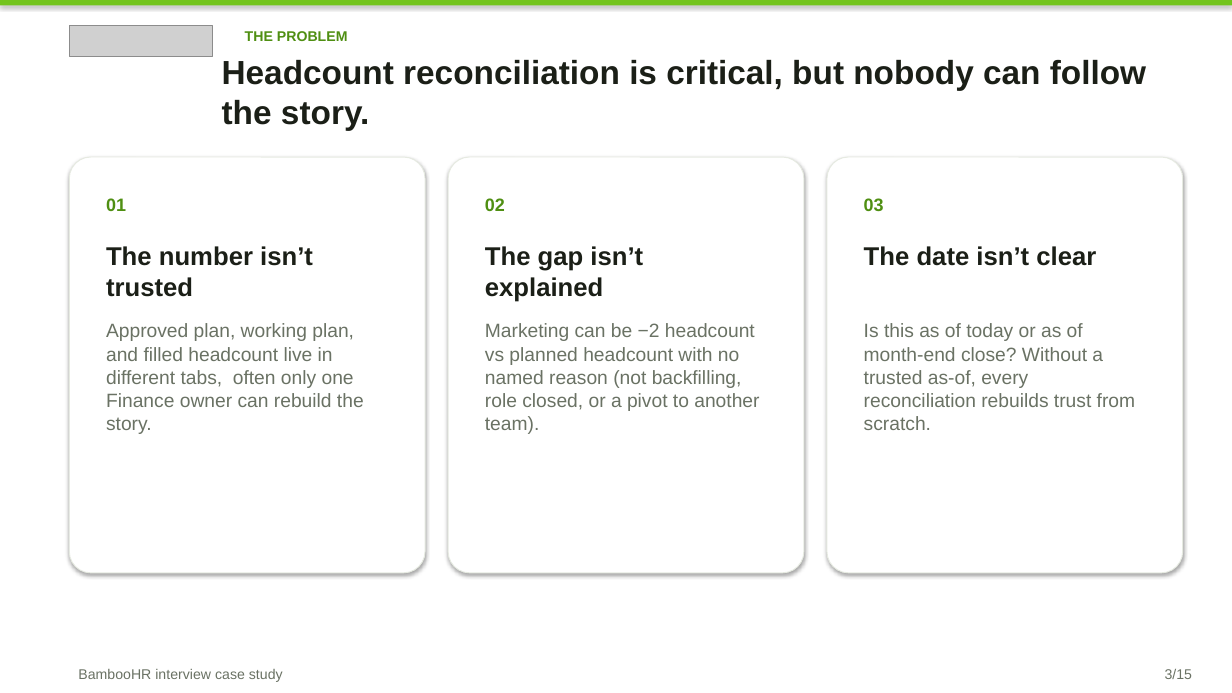
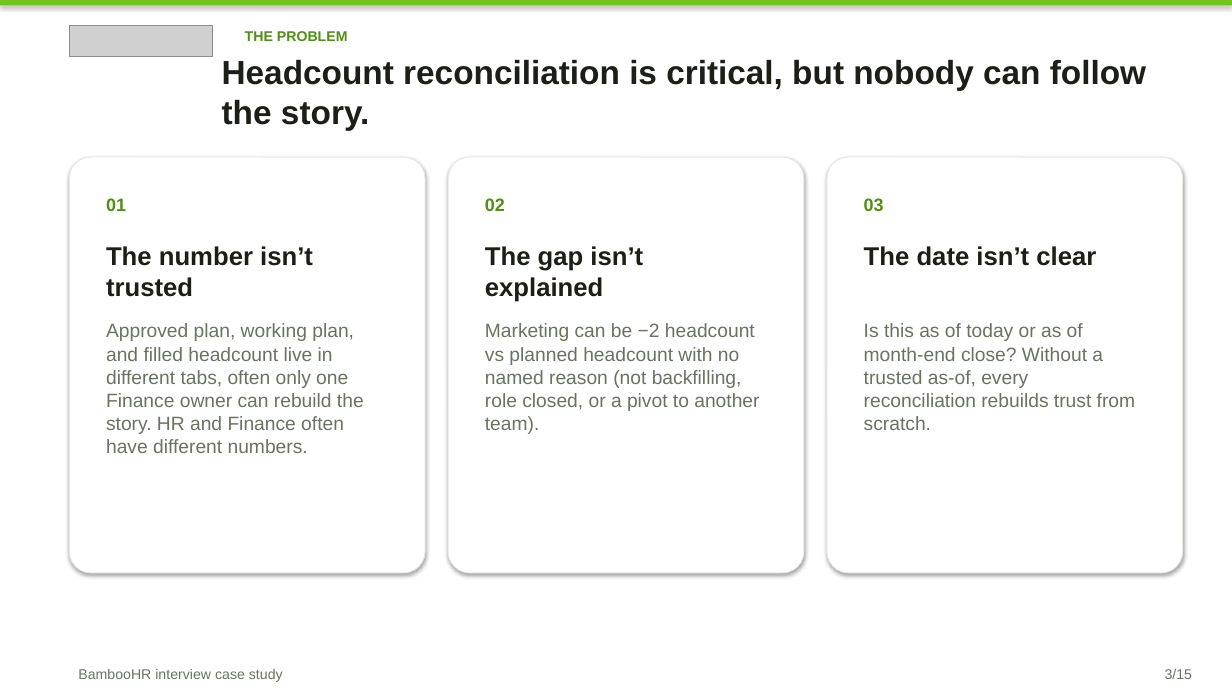
Before and after one commit to Brigdawg/Headcount-Reconciliation, a slide deck: slide 3 of deck/Headcount_Control_Tower_Case_Study.pptx. Drawn at 1232x693 pixels with LibreOffice and Linux fonts; fonts in the diff are those of the drawing; grey boxes stand for pictures. Boxes give left, top, right and bottom in pixels: in the first picture for what was removed or moved away, otherwise in the second. Text is boxed around its words. In the diff, an @@ line names an element or a change of style, - is before the commit and + after.

```diff
--- a/deck/Headcount_Control_Tower_Case_Study.pptx
+++ b/deck/Headcount_Control_Tower_Case_Study.pptx
@@ text at (106, 323, 364, 453): text changed @@
-Approved plan, working plan, and filled headcount live in different tabs, often only one Finance owner can rebuild the story.
+Approved plan, working plan, and filled headcount live in different tabs, often only one Finance owner can rebuild the story. HR and Finance often have different numbers.
```
Also in this commit, not shown: 2 other slides changed.
